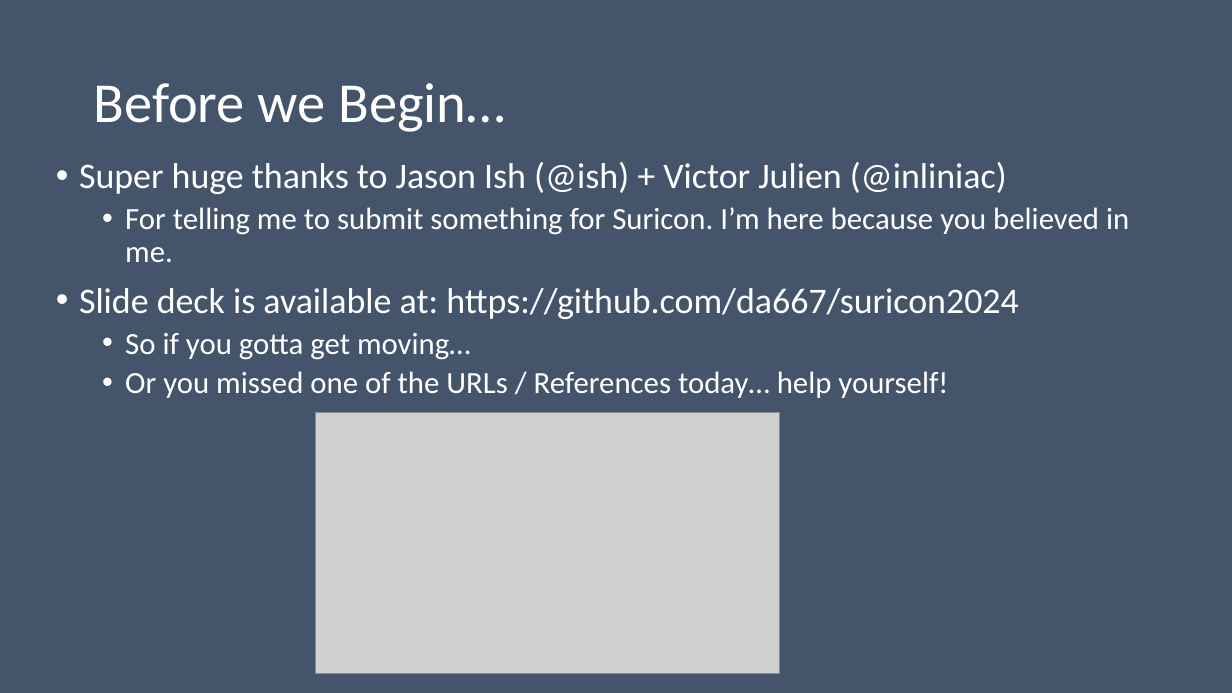
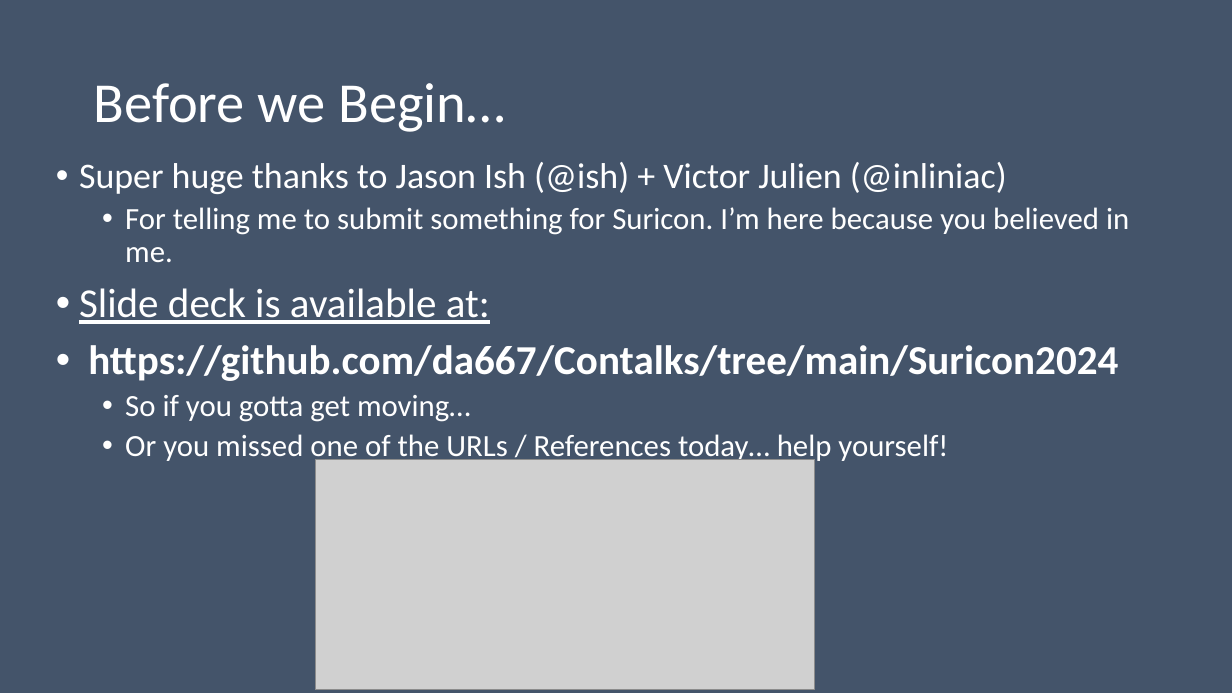
Before and after one commit to da667/Contalks, a slide deck: slide 2 of Suricon2024/Informational_and_Honeytoken_Rules.pptx. Drawn at 1232x693 pixels with LibreOffice and Linux fonts; fonts in the diff are those of the drawing; grey boxes stand for pictures. Boxes give left, top, right and bottom in pixels: in the first picture for what was removed or moved away, otherwise in the second. Text is boxed around its words. In the diff, an @@ line names an element or a change of style, - is before the commit and + after.

```diff
--- a/Suricon2024/Informational_and_Honeytoken_Rules.pptx
+++ b/Suricon2024/Informational_and_Honeytoken_Rules.pptx
@@ text at (x1=79, y1=288, x2=1118, y2=381): text changed; size 28 to 32 pt; bold on @@
-• Slide deck is available at: https://github.com/da667/suricon2024
+• Slide deck is available at:
+• https://github.com/da667/Contalks/tree/main/Suricon2024
@@ picture resized from (x1=315, y1=412, x2=779, y2=674) to (x1=315, y1=459, x2=814, y2=689) @@
```
Also in this commit, not shown: 1 other slide changed.
